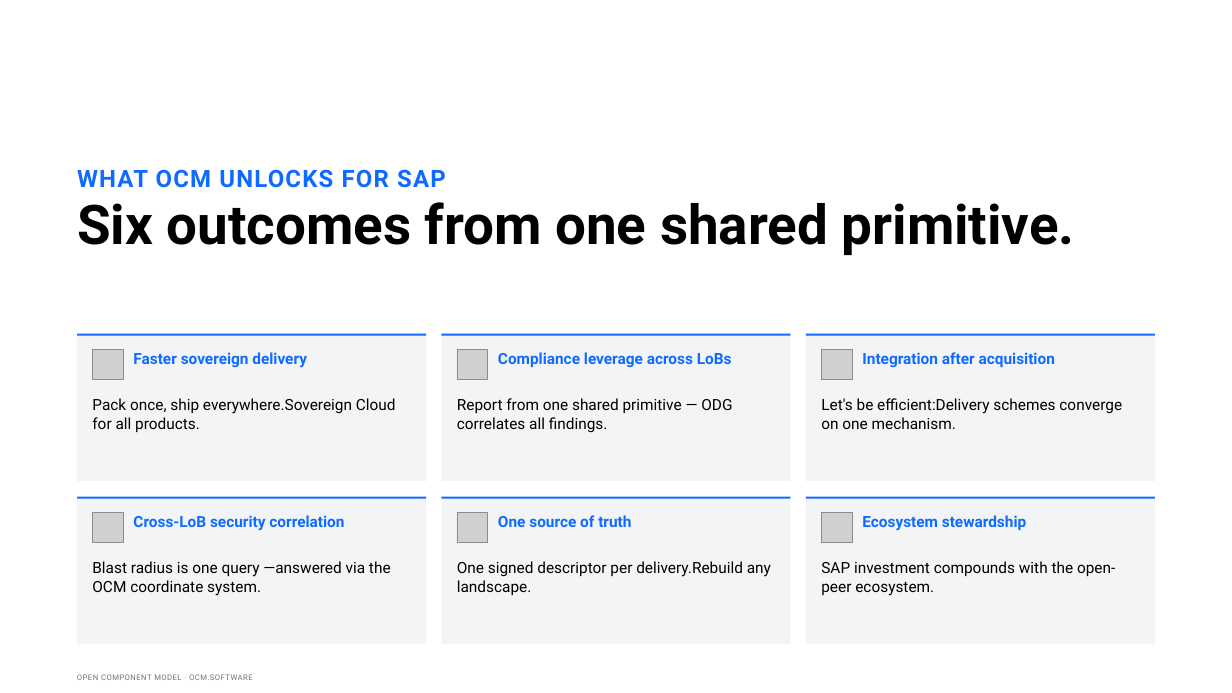
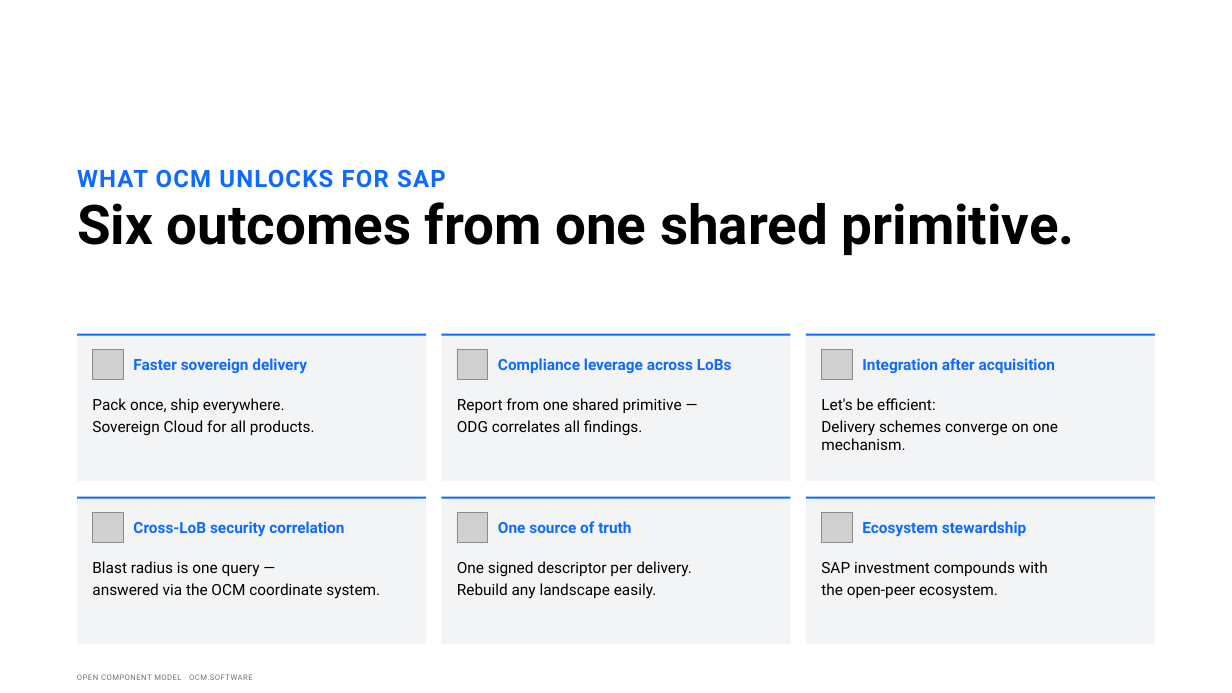
Before and after one commit to morri-son/open-component-model, a slide deck: slide 11 of docs/community/marketing/decks/exec-phase1/OCM-Sovereign-Delivery-Internal-Sponsor.pptx. Drawn at 1232x693 pixels with LibreOffice and Linux fonts; fonts in the diff are those of the drawing; grey boxes stand for pictures. Boxes give left, top, right and bottom in pixels: in the first picture for what was removed or moved away, otherwise in the second. Text is boxed around its words. In the diff, an @@ line names an element or a change of style, - is before the commit and + after.

```diff
--- a/docs/community/marketing/decks/exec-phase1/OCM-Sovereign-Delivery-Internal-Sponsor.pptx
+++ b/docs/community/marketing/decks/exec-phase1/OCM-Sovereign-Delivery-Internal-Sponsor.pptx
@@ text at (92, 398, 315, 436): text changed @@
-Pack once, ship everywhere.Sovereign Cloud for all products.
+Pack once, ship everywhere.
+Sovereign Cloud for all products.
@@ text at (457, 398, 682, 435): text changed @@
-Report from one shared primitive — ODG correlates all findings.
+Report from one shared primitive —
+ODG correlates all findings.
@@ text at (821, 398, 1058, 450): text changed @@
-Let's be efficient:Delivery schemes converge on one mechanism.
+Let's be efficient:
+Delivery schemes converge on one mechanism.
@@ vertical alignment top to middle in 6 elements at (133, 358, 307, 374), (498, 358, 732, 373), (862, 358, 1055, 373), (133, 521, 344, 537), (498, 521, 631, 533), (862, 521, 1026, 537) @@
@@ text at (92, 561, 380, 599): text changed @@
-Blast radius is one query —answered via the OCM coordinate system.
+Blast radius is one query —
+answered via the OCM coordinate system.
@@ text at (457, 561, 692, 599): text changed @@
-One signed descriptor per delivery.Rebuild any landscape.
+One signed descriptor per delivery.
+Rebuild any landscape easily.
@@ text at (821, 561, 1048, 599): text changed @@
-SAP investment compounds with the open-peer ecosystem.
+SAP investment compounds with
+the open-peer ecosystem.
```
Also in this commit, not shown: 9 other slides changed, 16 other files.
